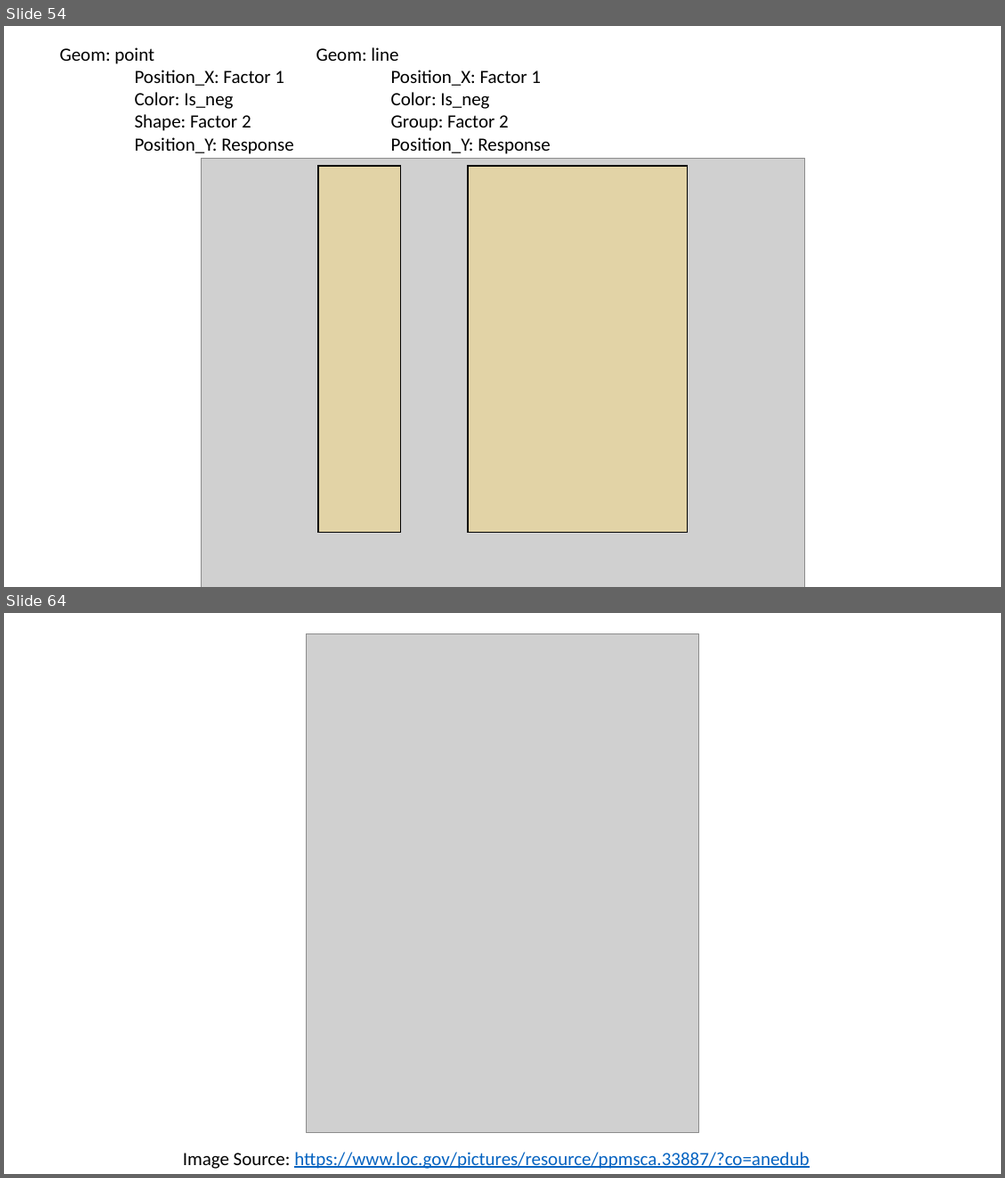
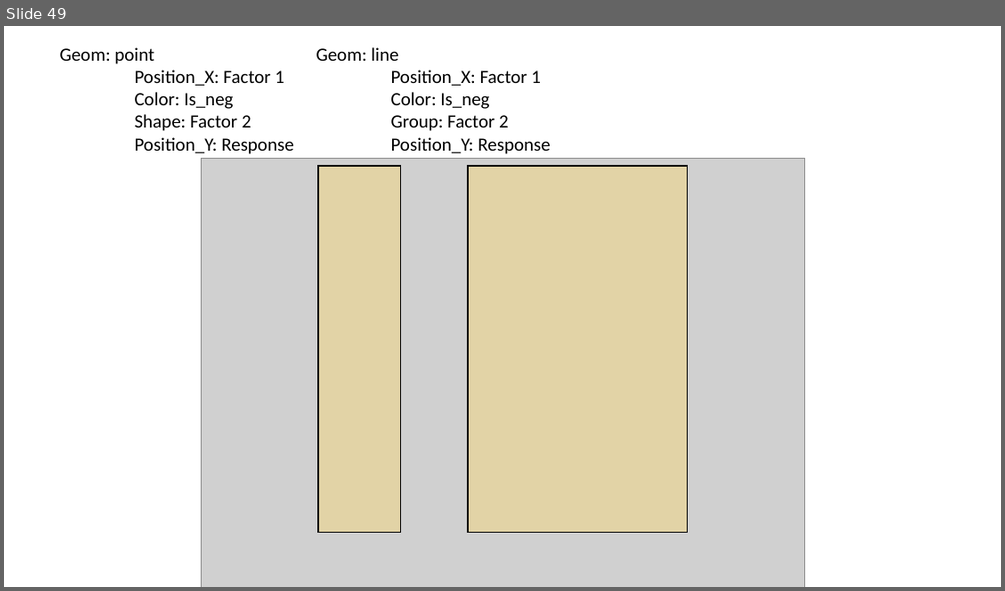
Before and after one commit to WSU-DataScience/SDSS19-dataviz-workshop, a slide deck: slides/Visualization theory and principles.pptx. Shown one above the other, each under a label of ours: slides 54 and 64 before the commit, slide 49 after it; the slides between them are not shown. The pictures are 1005x1178 and 1005x591 pixels, drawn with LibreOffice and Linux fonts; fonts in the diff are those of the drawing; grey boxes stand for pictures. Boxes give left, top, right and bottom in pixels: in the first picture for what was removed or moved away, otherwise in the second. Text is boxed around its words. In the diff, an @@ line names an element or a change of style, - is before the commit and + after.

```diff
--- a/slides/Visualization theory and principles.pptx
+++ b/slides/Visualization theory and principles.pptx
@@ slide 64 removed at bbox=[4, 613, 1001, 1174], background #FFFFFF @@
@@ picture removed at bbox=[306, 634, 699, 1133] @@
@@ text removed at bbox=[183, 1151, 809, 1168] @@
-Image Source: https://www.loc.gov/pictures/resource/ppmsca.33887/?co=anedub
@@ what was slide 54 is now slide 49 @@
```
Also in this commit, not shown: 3 slides changed, 9 slides added, 19 other slides removed, 5 other files.
